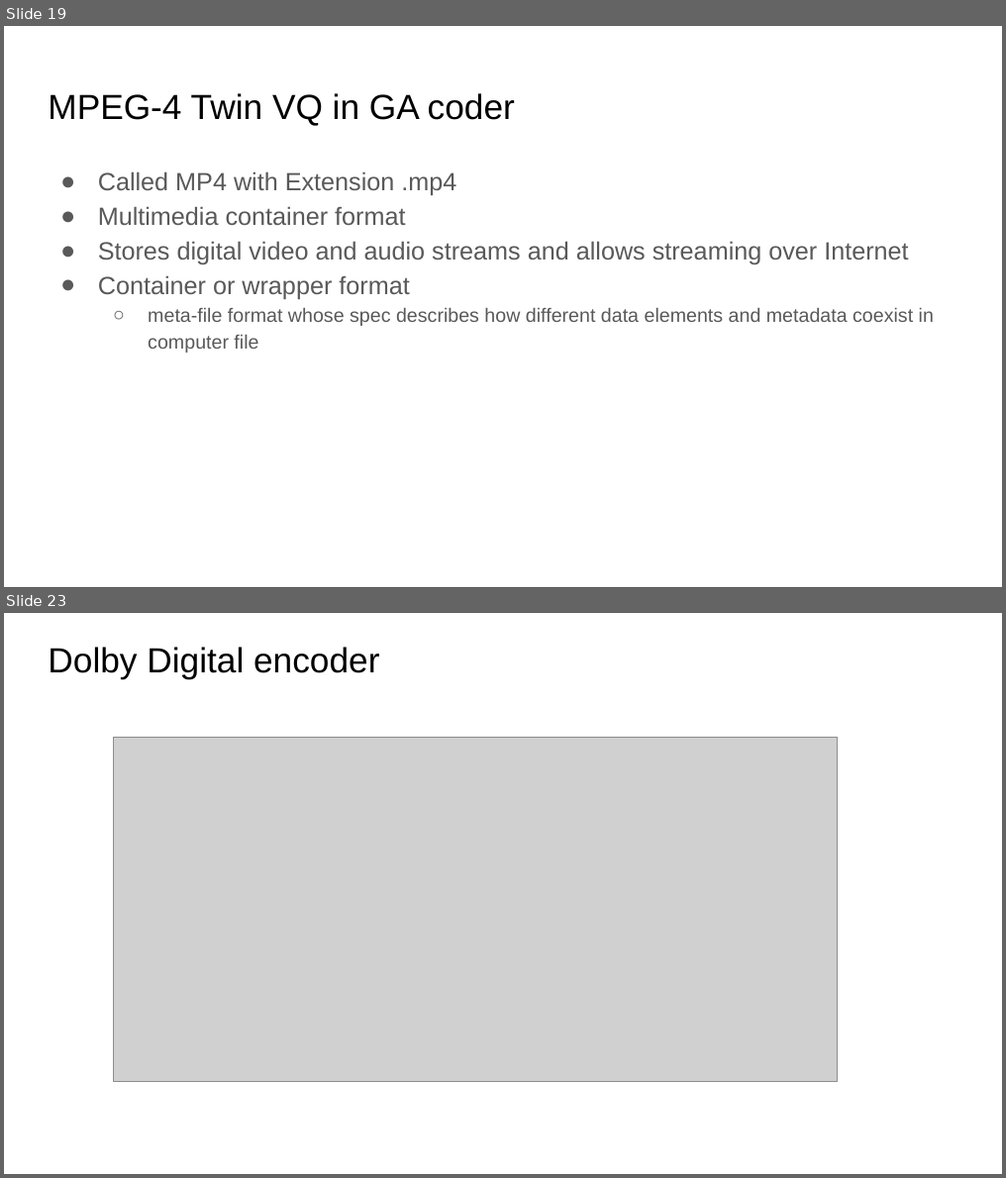
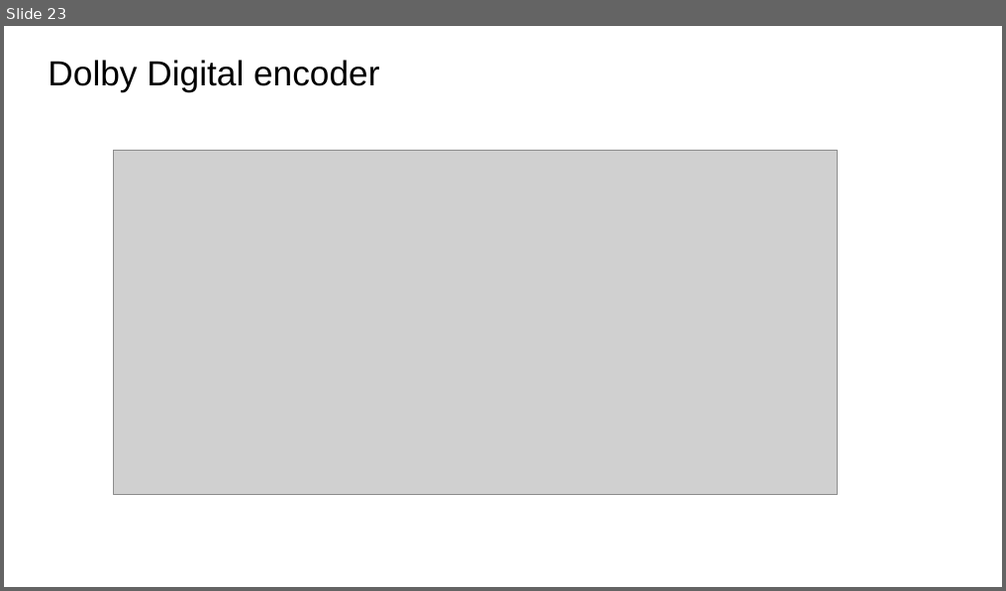
Before and after one commit to xserra/audio-coding-materials, a slide deck: lectures/5. Audio coding standards.pptx. Shown one above the other, each under a label of ours: slides 19 and 23 before the commit, slide 23 after it; the slides between them are not shown. The pictures are 1006x1178 and 1006x591 pixels, drawn with LibreOffice and Linux fonts; fonts in the diff are those of the drawing; grey boxes stand for pictures. Boxes give left, top, right and bottom in pixels: in the first picture for what was removed or moved away, otherwise in the second. Text is boxed around its words. In the diff, an @@ line names an element or a change of style, - is before the commit and + after.

```diff
--- a/lectures/5. Audio coding standards.pptx
+++ b/lectures/5. Audio coding standards.pptx
@@ slide 19 removed at box(4, 26, 1002, 587), background #FFFFFF @@
@@ title removed at box(48, 93, 515, 125) @@
-MPEG-4 Twin VQ in GA coder
@@ text removed at box(98, 172, 934, 353) @@
-● Called MP4 with Extension .mp4
-● Multimedia container format
-● Stores digital video and audio streams and allows streaming over Internet
-● Container or wrapper format
-  ○ meta-file format whose spec describes how different data elements and metadata coexist in computer file
```
Also in this commit, not shown: 10 slides changed, 3 slides added, 1 other slide removed.
